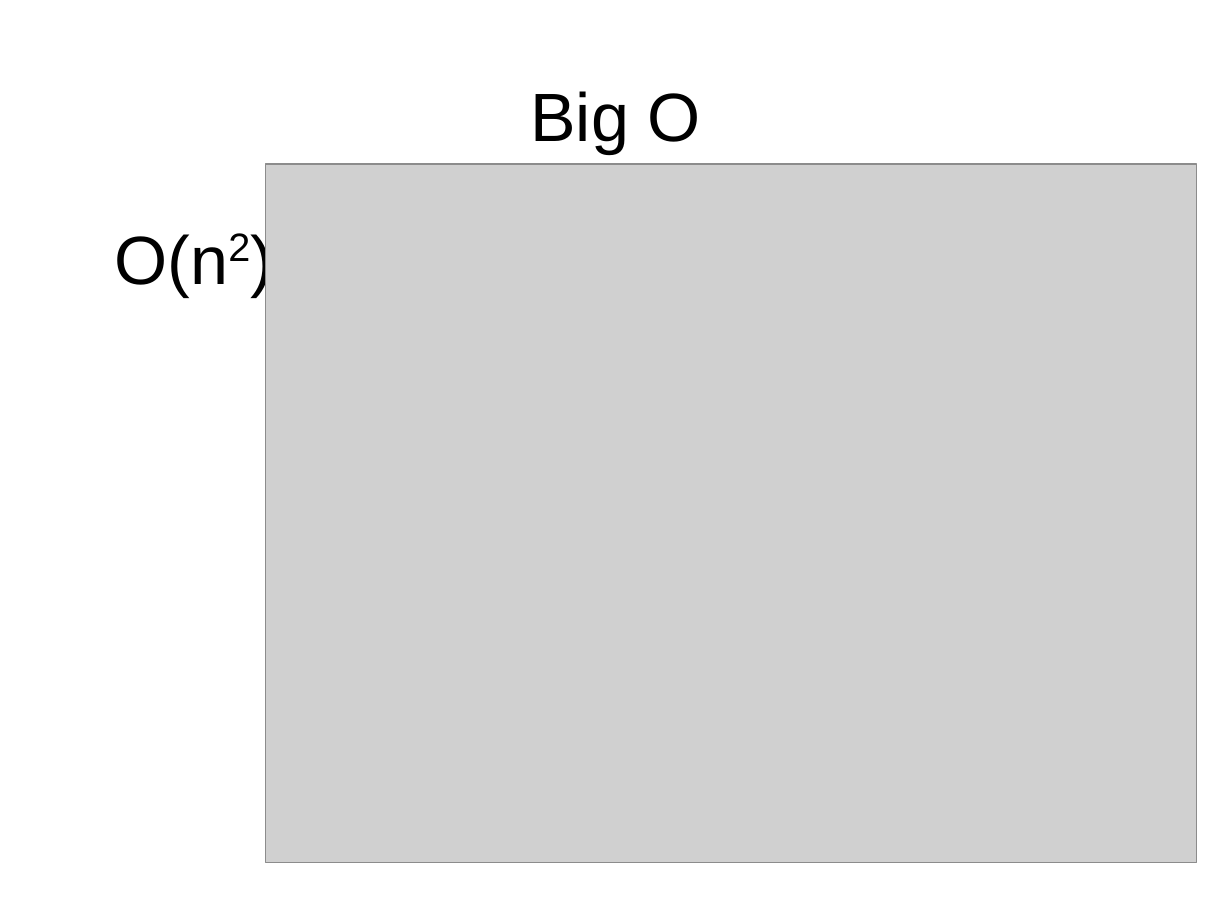
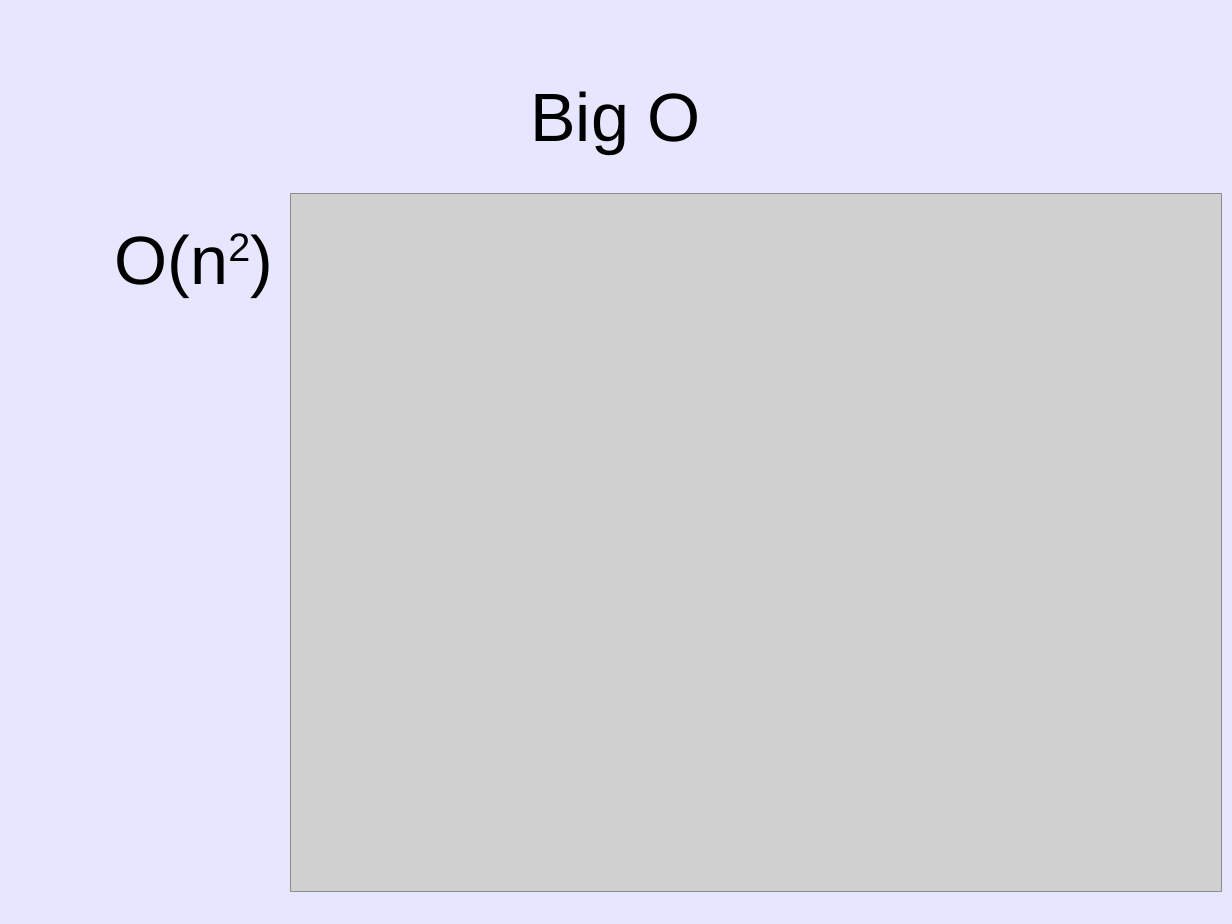
Before and after one commit to RogierWV/turbo-octo-tribble, a slide deck: slide 3 of presentatie.odp. Drawn at 1232x924 pixels with LibreOffice and Linux fonts; fonts in the diff are those of the drawing; grey boxes stand for pictures. Boxes give left, top, right and bottom in pixels: in the first picture for what was removed or moved away, otherwise in the second. Text is boxed around its words. In the diff, an @@ line names an element or a change of style, - is before the commit and + after.

```diff
--- a/presentatie.odp
+++ b/presentatie.odp
@@ background #FFFFFF to #E6E6FF @@
@@ picture: place and size @@
-picture at bbox=[266, 164, 1197, 863]
+picture at bbox=[291, 193, 1222, 892]
```
Also in this commit, not shown: 3 other slides changed, 4 other files.
